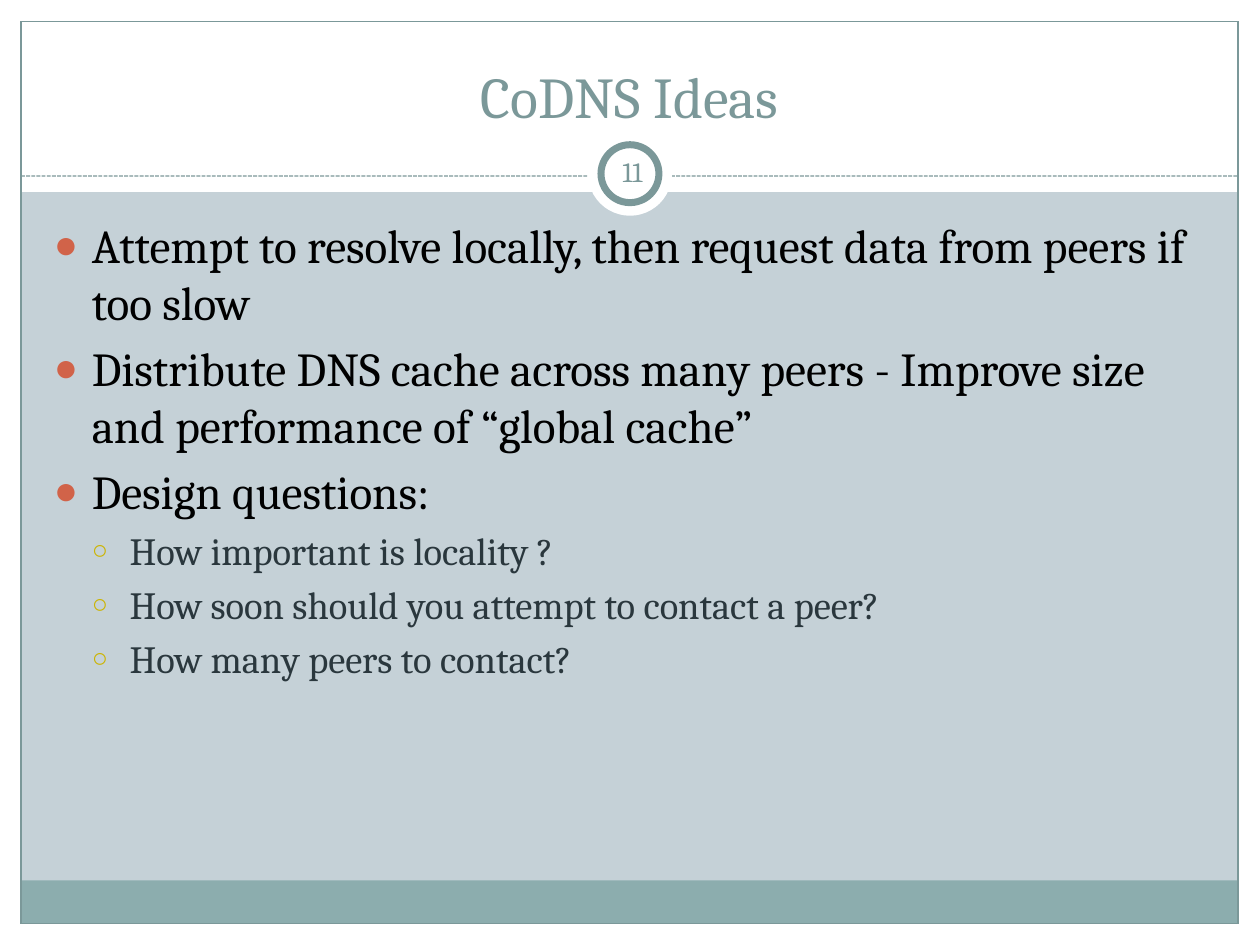
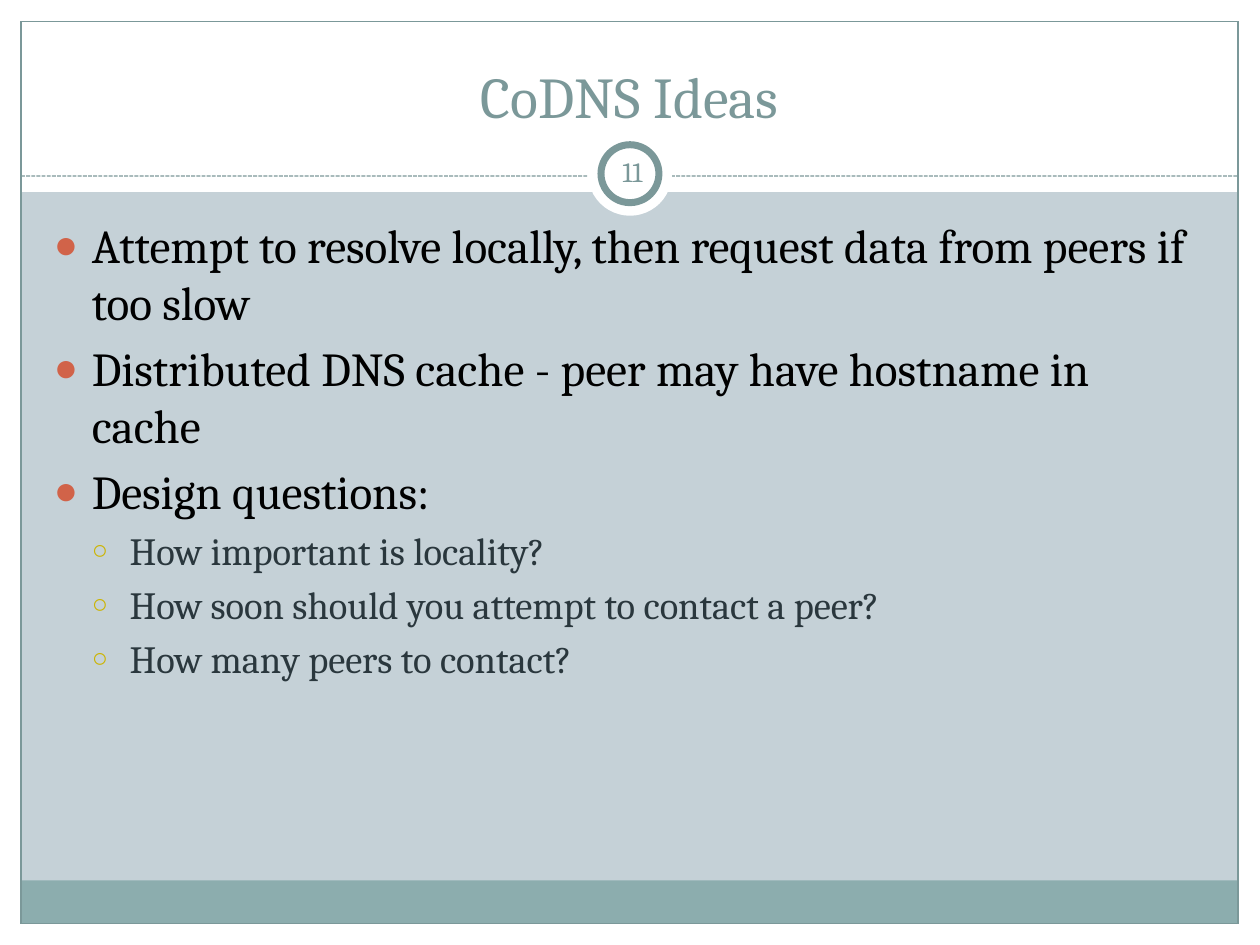
Before and after one commit to cs525-koala/documents, a slide deck: slide 11 of p2p/P2P Apps.pptx. Drawn at 1260x945 pixels with LibreOffice and Linux fonts; fonts in the diff are those of the drawing. Boxes give left, top, right and bottom in pixels: in the first picture for what was removed or moved away, otherwise in the second. Text is boxed around its words. In the diff, an @@ line names an element or a change of style, - is before the commit and + after.

```diff
--- a/p2p/P2P Apps.pptx
+++ b/p2p/P2P Apps.pptx
@@ text at [92,353,1089,444]: text changed @@
-● Distribute DNS cache across many peers - Improve size and performance of “global cache”
+● Distributed DNS cache - peer may have hostname in cache
@@ text at [130,538,544,574]: spaces changed @@
-  ○ How important is locality ?
+  ○ How important is locality?
```
Also in this commit, not shown: 15 other slides changed.
